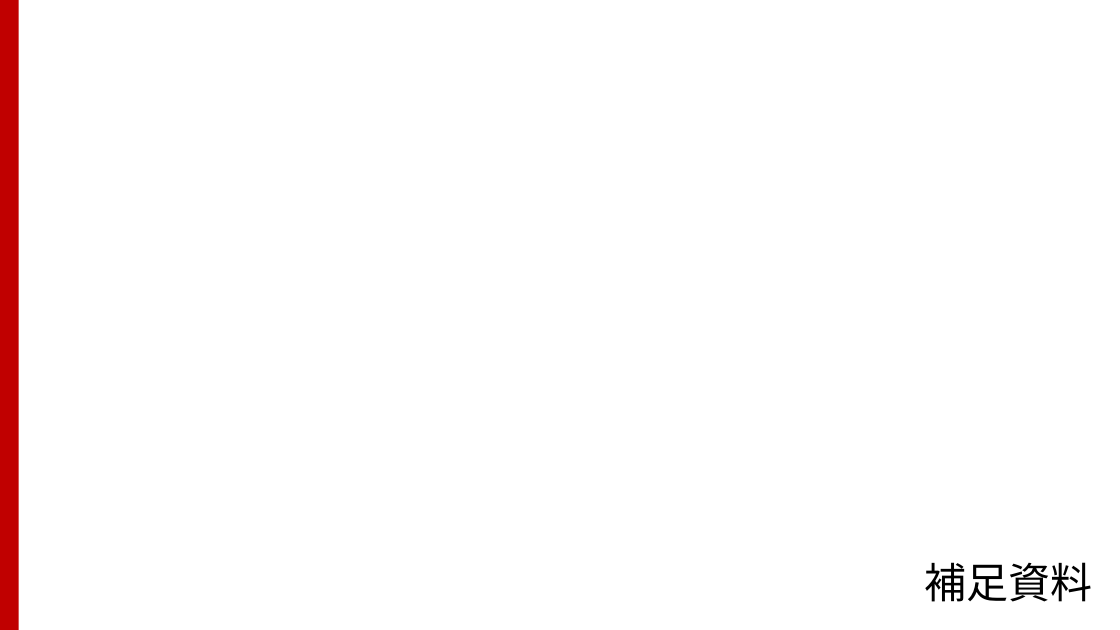
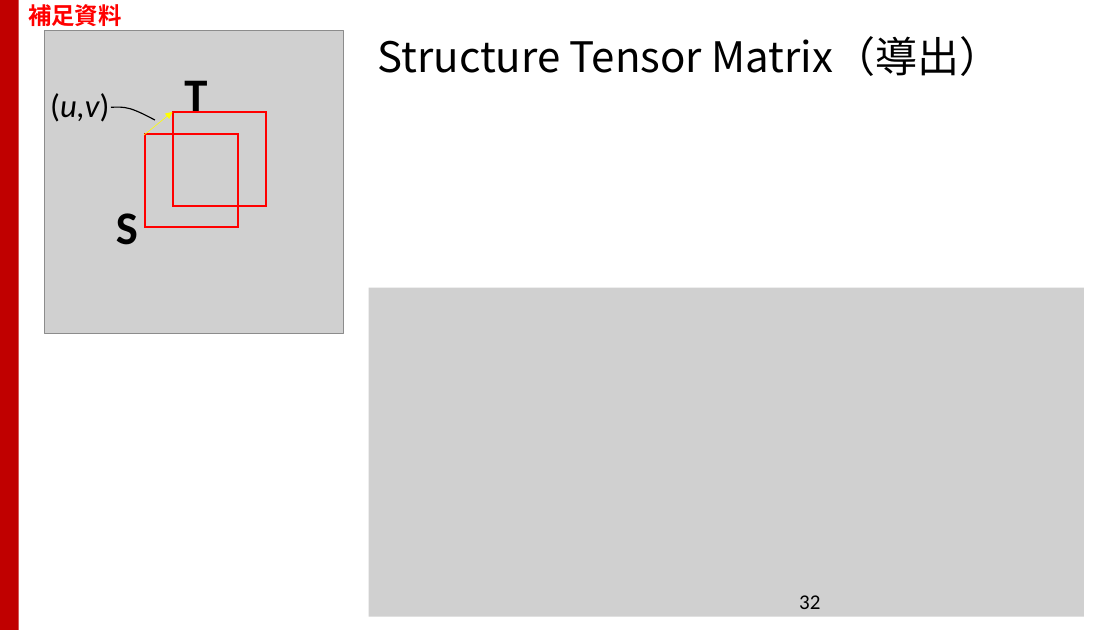
Before and after one commit to TakashiIjiri/TakashiIjiri.github.io, a slide deck: slide 32 of classes/dm2018_2/dm2_2.pptx. Drawn at 1120x630 pixels with LibreOffice and Linux fonts; fonts in the diff are those of the drawing; grey boxes stand for pictures. Boxes give left, top, right and bottom in pixels: in the first picture for what was removed or moved away, otherwise in the second. Text is boxed around its words. In the diff, an @@ line names an element or a change of style, - is before the commit and + after.

```diff
--- a/classes/dm2018_2/dm2_2.pptx
+++ b/classes/dm2018_2/dm2_2.pptx
@@ text "補足資料": place and size @@
-text "補足資料" at (925,562,1093,602)
+text "補足資料" at (28,4,121,31)
@@ text "補足資料" at (28,4,121,31): size 36 to 20 pt, text colour #000000 to #FF0000, bold on; alignment right to left @@
@@ title added at (378,36,1002,76), 36 pt, text #000000 @@
+Structure Tensor Matrix（導出）
@@ group added at (45,31,344,334): 3 texts, 2 rectangles, 1 picture, 1 arrow, 1 freeform shape @@
+S
+(u,v)
+T
@@ picture added at (369,287,1085,617) @@
@@ page number added at (799,595,820,609), 18 pt, text #000000 @@
+32
```
Also in this commit, not shown: 4 other slides changed, 1 slide added, 3 slides removed, 1 other file.
